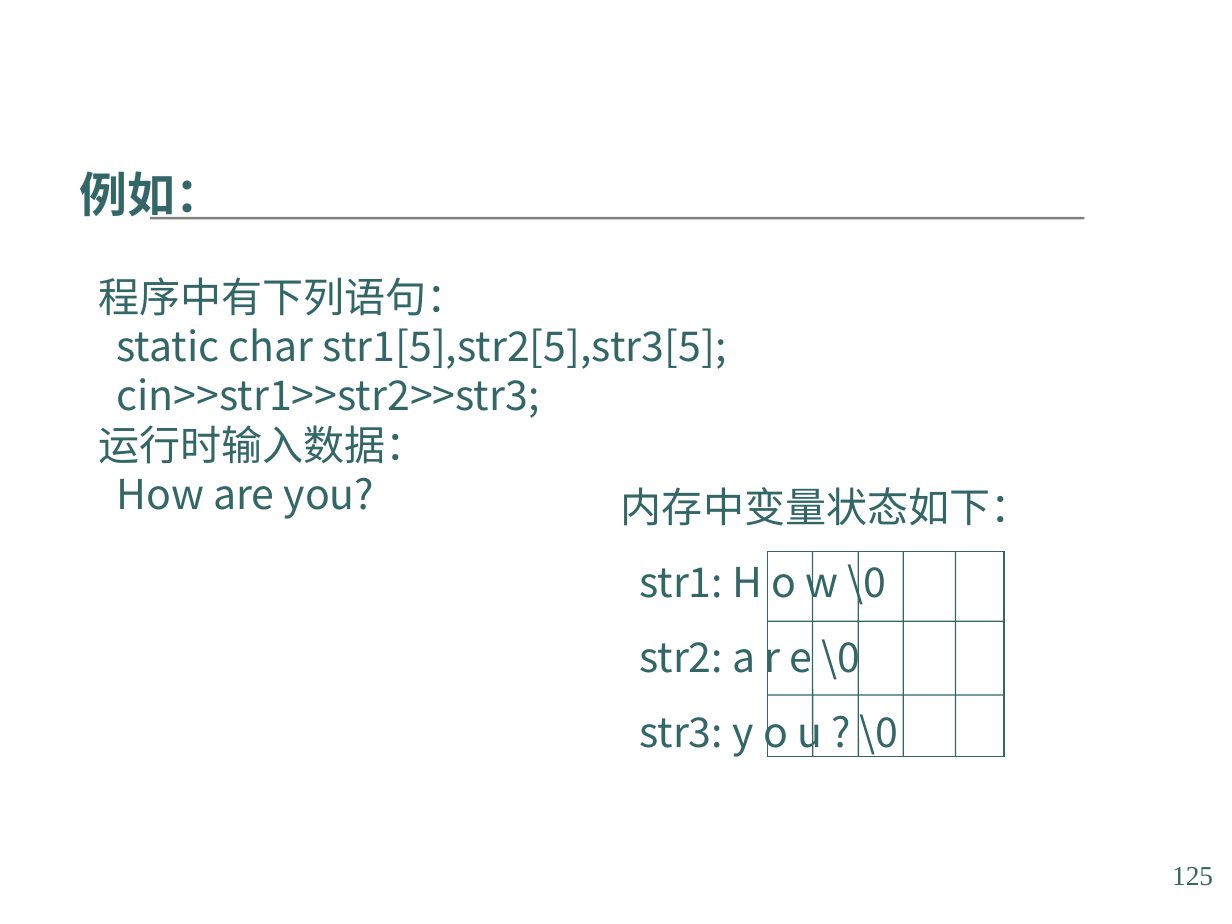
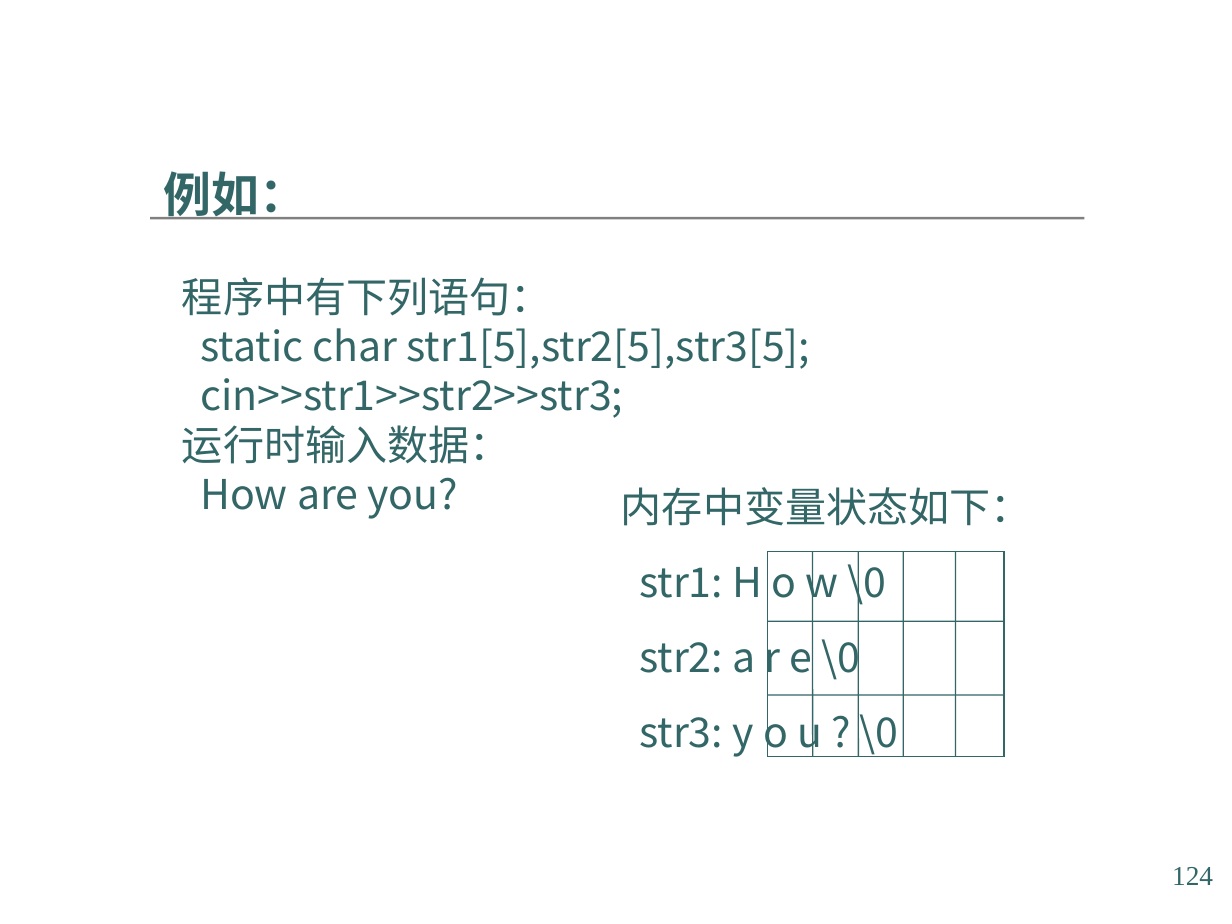
Before and after one commit to ZjutGit/Summer2015, a slide deck: slide 124 of 第一次课/c++课件.ppt (slide 125 before the commit). Drawn at 1232x924 pixels with LibreOffice and Linux fonts; fonts in the diff are those of the drawing; background and template pictures are left out. Boxes give left, top, right and bottom in pixels: in the first picture for what was removed or moved away, otherwise in the second. Text is boxed around its words. In the diff, an @@ line names an element or a change of style, - is before the commit and + after.

```diff
--- a/第一次课/c++课件.ppt
+++ b/第一次课/c++课件.ppt
@@ text "例如：": place and size @@
-text "例如：" at (80,171,727,519)
+text "例如：" at (164,171,811,519)
@@ page number at (1172,867,1213,885): text changed @@
-125
+124
```
Also in this commit, not shown: 98 other slides changed, 1 slide added, 2 slides removed, 1 other file.
